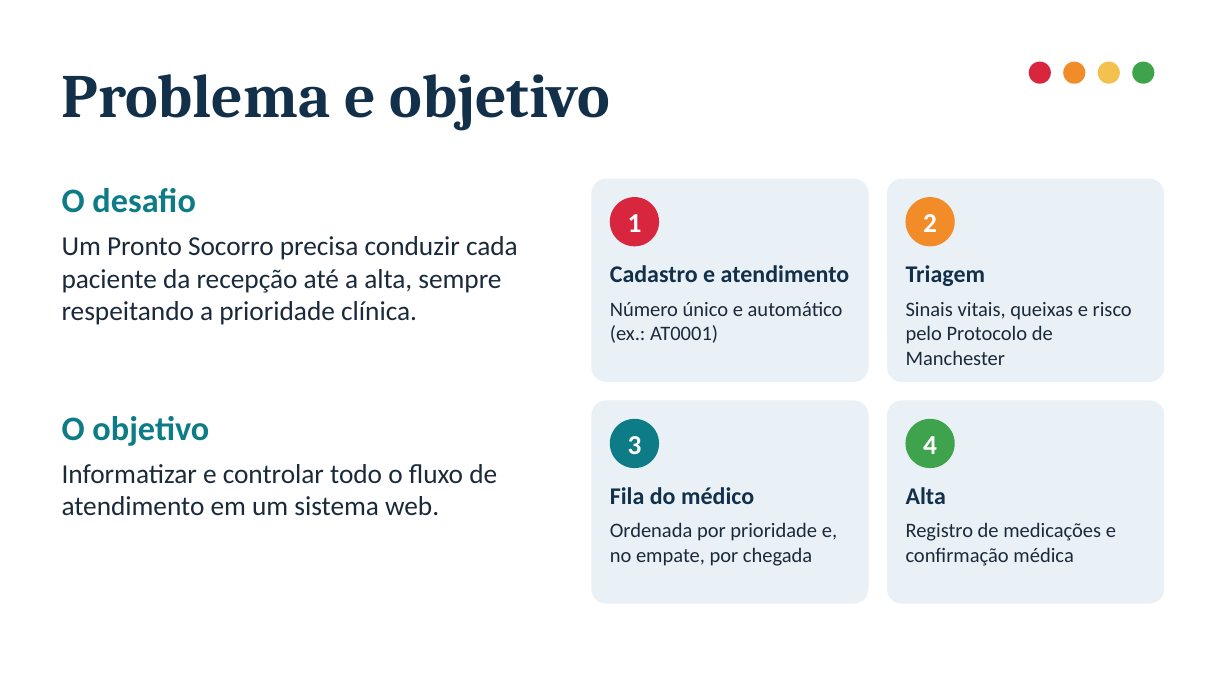
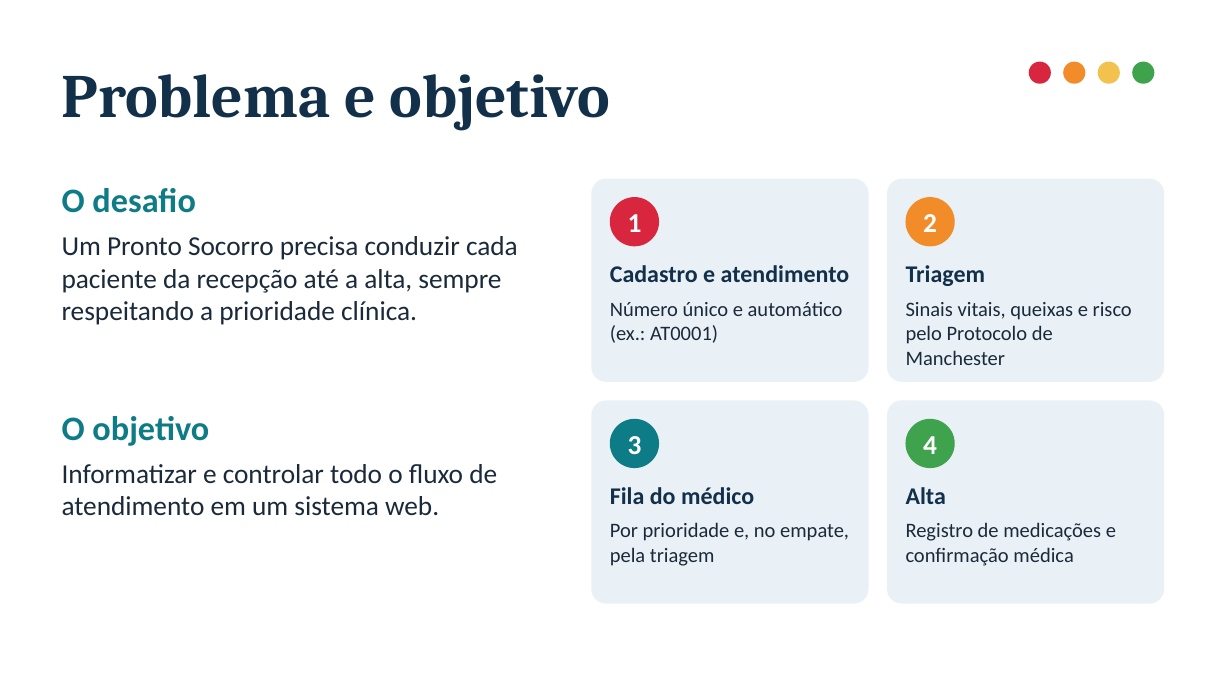
Before and after one commit to warley1137/PI2-SI-2026-Time04, a slide deck: slide 2 of Apresentacao_PI2_Time04_Pronto_Socorro.pptx. Drawn at 1232x693 pixels with LibreOffice and Linux fonts; fonts in the diff are those of the drawing. Boxes give left, top, right and bottom in pixels: in the first picture for what was removed or moved away, otherwise in the second. Text is boxed around its words. In the diff, an @@ line names an element or a change of style, - is before the commit and + after.

```diff
--- a/Apresentacao_PI2_Time04_Pronto_Socorro.pptx
+++ b/Apresentacao_PI2_Time04_Pronto_Socorro.pptx
@@ text at box(610, 522, 849, 566): text changed @@
-Ordenada por prioridade e, no empate, por chegada
+Por prioridade e, no empate, pela triagem
```
Also in this commit, not shown: 3 other slides changed.
